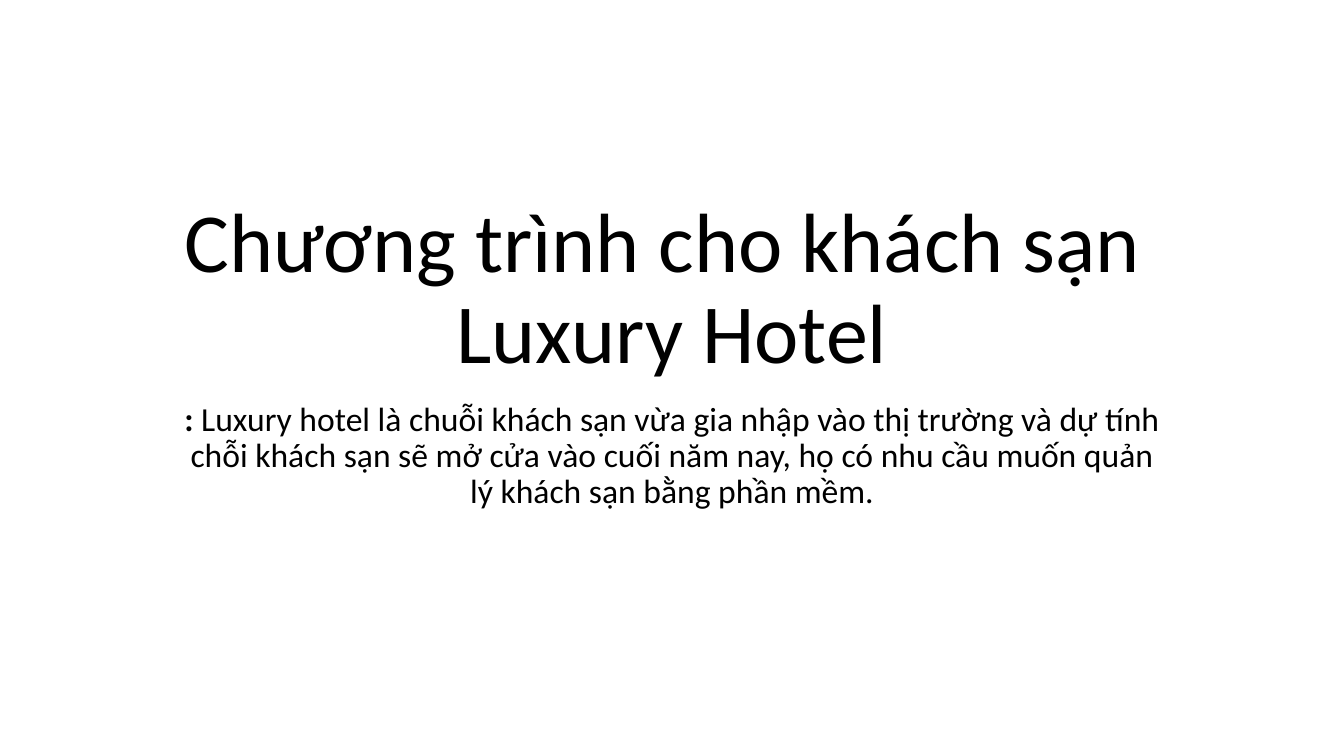
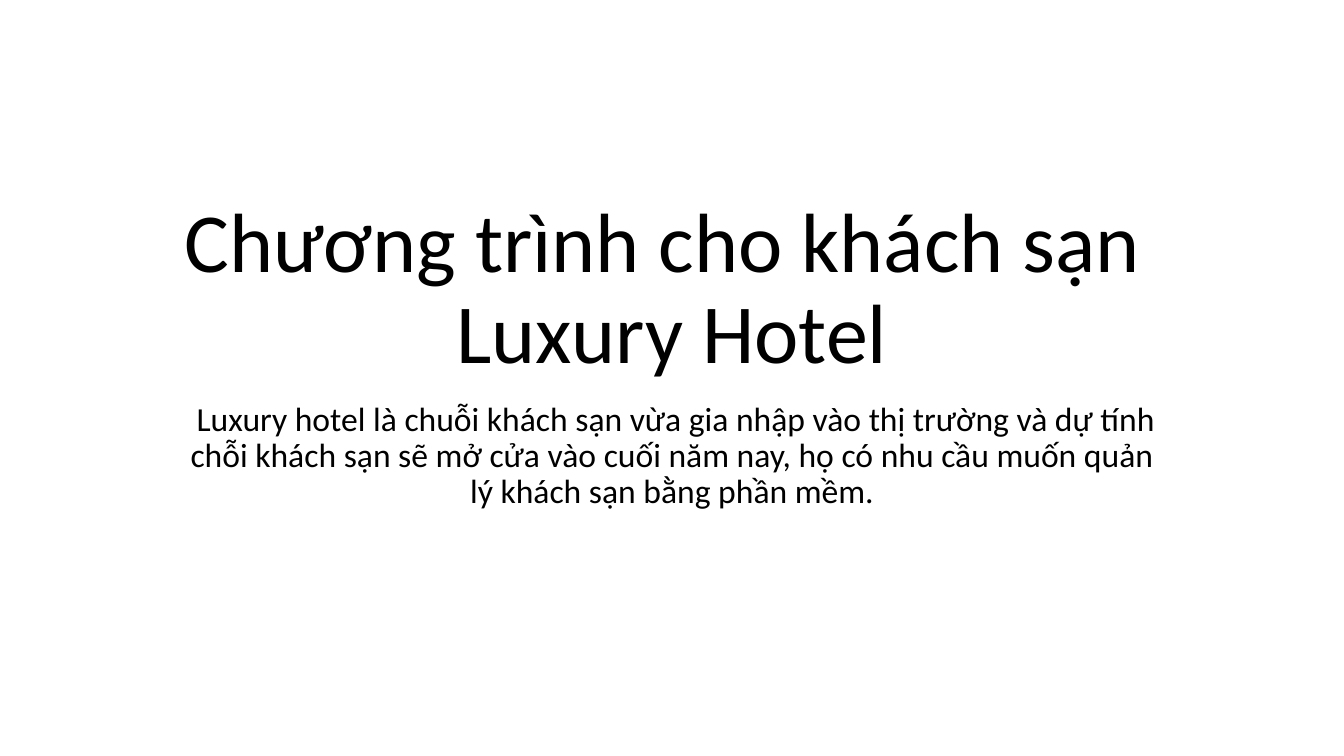
Before and after one commit to Djum542/com.ductm2008110309-SE, a slide deck: slide 1 of src/Tieuluancuoiky/Chương trình cho khách sạn.pptx. Drawn at 1344x756 pixels with LibreOffice and Linux fonts; fonts in the diff are those of the drawing. Boxes give left, top, right and bottom in pixels: in the first picture for what was removed or moved away, otherwise in the second. Text is boxed around its words. In the diff, an @@ line names an element or a change of style, - is before the commit and + after.

```diff
--- a/src/Tieuluancuoiky/Chương trình cho khách sạn.pptx
+++ b/src/Tieuluancuoiky/Chương trình cho khách sạn.pptx
@@ subtitle at bbox=[191, 403, 1154, 509]: text changed @@
-: Luxury hotel là chuỗi khách sạn vừa gia nhập vào thị trường và dự tính chỗi khách sạn sẽ mở cửa vào cuối năm nay, họ có nhu cầu muốn quản lý khách sạn bằng phần mềm.
+Luxury hotel là chuỗi khách sạn vừa gia nhập vào thị trường và dự tính chỗi khách sạn sẽ mở cửa vào cuối năm nay, họ có nhu cầu muốn quản lý khách sạn bằng phần mềm.
```
Also in this commit, not shown: 1 other slide changed, 11 slides added, 1 slide removed, 6 other files.
